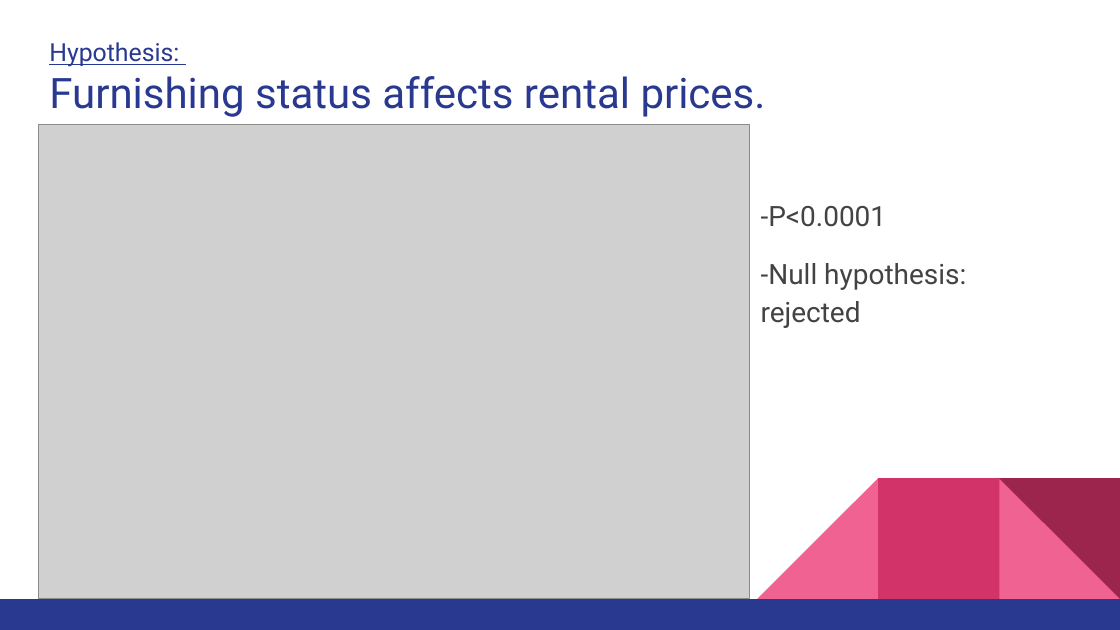
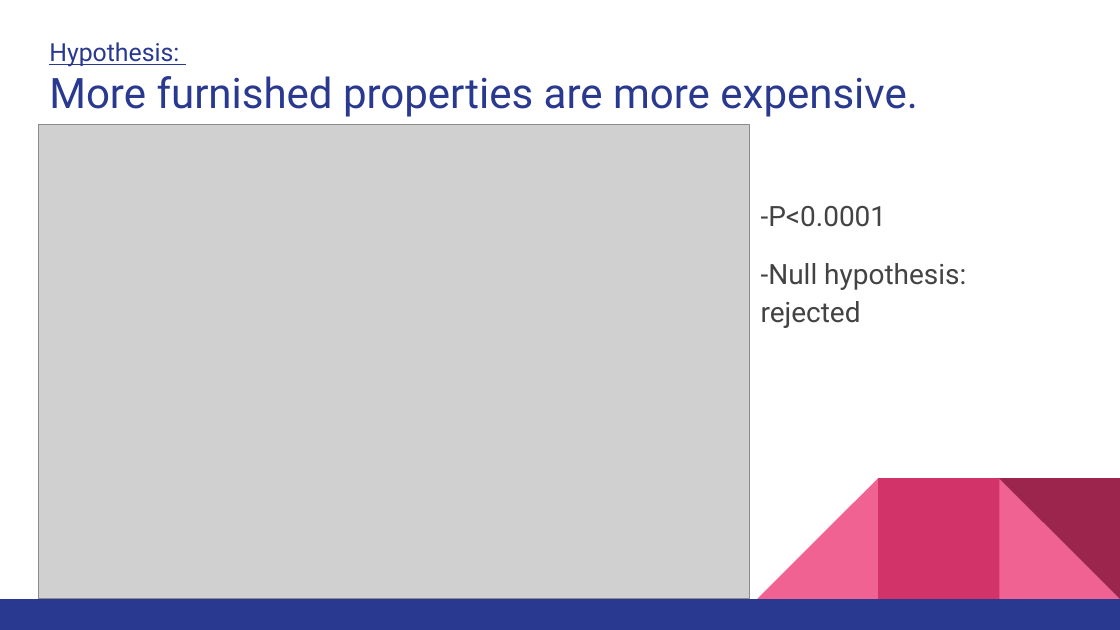
Before and after one commit to FrankMS3/Project-one, a slide deck: slide 12 of Project 1 Presentation.pptx. Drawn at 1120x630 pixels with LibreOffice and Linux fonts; fonts in the diff are those of the drawing; grey boxes stand for pictures. Boxes give left, top, right and bottom in pixels: in the first picture for what was removed or moved away, otherwise in the second. Text is boxed around its words. In the diff, an @@ line names an element or a change of style, - is before the commit and + after.

```diff
--- a/Project 1 Presentation.pptx
+++ b/Project 1 Presentation.pptx
@@ title at (x1=49, y1=76, x2=917, y2=117): text changed @@
-Furnishing status affects rental prices.
+More furnished properties are more expensive.
```
Also in this commit, not shown: 2 other slides changed, 2 slides added, 1 slide removed, 1 other file.
